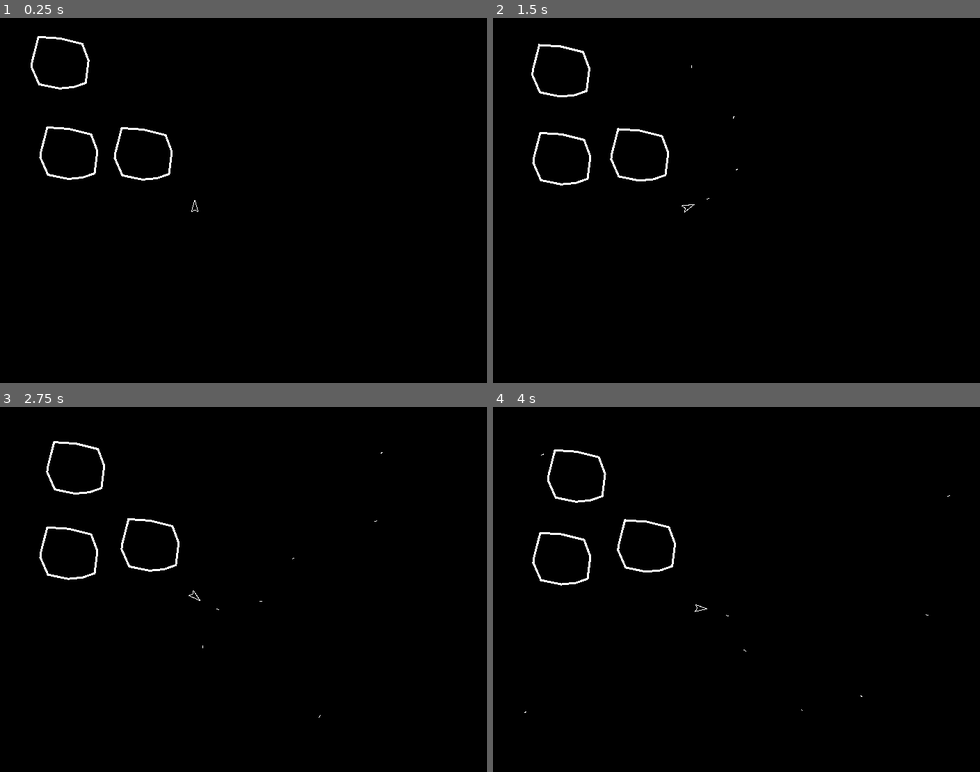
Above: before the commit, frames 1-4 (two rows, left to right).
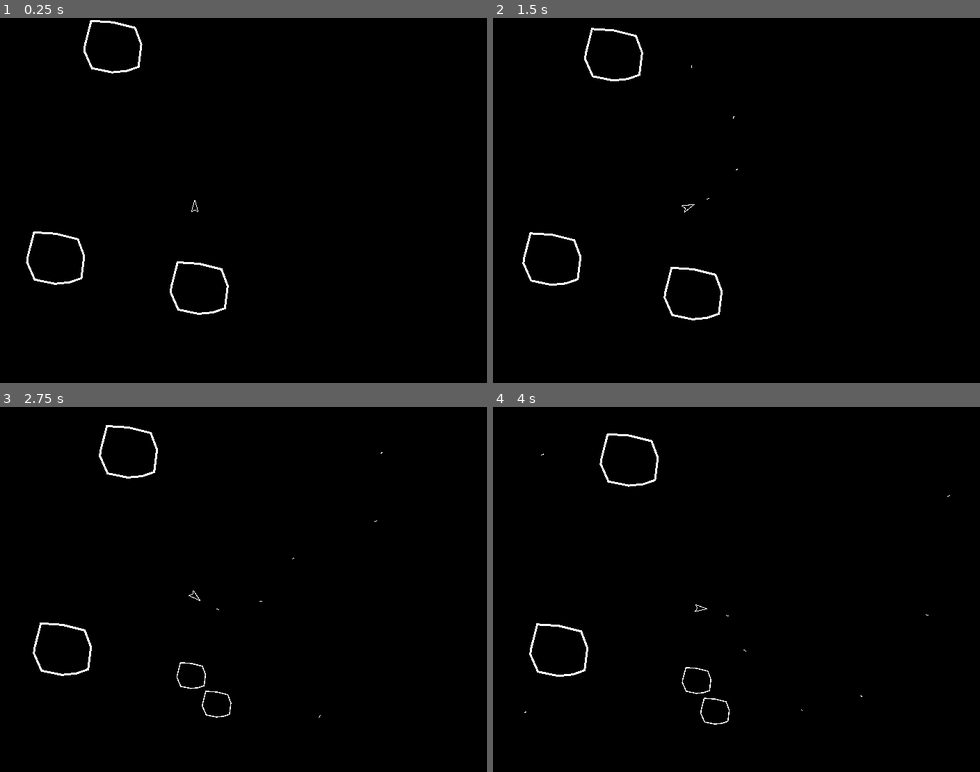
Above: after the commit, the same moments.

Repository: jakemeinershagen/rocky-comets
Game: Godot game, scene res://scenes/world.tscn
Same seed, same stepped clock (60 frames per second), same inputs: the game is played once before the commit and once after it.
Inputs:
- Up to frame 1 (0.25 s): no input
- Up to frame 2 (1.5 s): hold D (right) 0.53-1.28 s; hold Space (fire) 0.53-1.28 s; hold S (down) from 1.28 s (still down); tap Space (fire) at 1.35 s
- Up to frame 3 (2.75 s): release S (down) at 2.03 s; hold D (right) from 2.03 s (still down); hold Space (fire) from 2.03 s (still down)
- Up to frame 4 (4 s): release D (right) at 2.78 s; release Space (fire) at 2.78 s; hold W (up) 2.78-3.53 s; tap Space (fire) at 2.85 s; hold A (left) from 3.53 s (still down); hold Space (fire) from 3.53 s (still down)

The runs differ from the first frame. In frame 1, 1.2% of the frame differs, in the area x 5-47%, y 0-82%; in frame 2, 1.3%, in the area x 6-48%, y 2-83%; in frame 3, 1.1%; in frame 4, 1.1%.

Commit message:
basic gameplay done

Diff:
--- a/scenes/asteroid.tscn
+++ b/scenes/asteroid.tscn
@@ -4,7 +4,7 @@
 
 [node name="Asteroid" type="CharacterBody2D"]
 collision_layer = 2
-collision_mask = 2
+collision_mask = 0
 script = ExtResource("1_5l0bs")
 
 [node name="Line2D" type="Line2D" parent="."]
--- a/scenes/world.tscn
+++ b/scenes/world.tscn
@@ -16,7 +16,8 @@
 grow_vertical = 2
 color = Color(0, 0, 0, 1)
 
-[node name="CharacterBody2D" parent="." instance=ExtResource("1_rtll7")]
+[node name="Ship" parent="." instance=ExtResource("1_rtll7")]
 position = Vector2(280, 272)
 
-[node name="AsteroidSpawner" parent="." instance=ExtResource("2_y3bhf")]
+[node name="AsteroidSpawner" parent="." node_paths=PackedStringArray("player") instance=ExtResource("2_y3bhf")]
+player = NodePath("../Ship")
--- a/scripts/asteroid.gd
+++ b/scripts/asteroid.gd
@@ -1,4 +1,5 @@
 extends CharacterBody2D
+class_name Asteroid
 
 var speed = 100
 
@@ -23,4 +24,4 @@
 		body.queue_free()
 		queue_free()
 		if scale.x > .26:
-			get_parent().spawn_split(position, scale * .5, speed + 20)
+			get_parent().spawn_split(position, scale * .5, speed * 1.5)
--- a/scripts/asteroid_spawner.gd
+++ b/scripts/asteroid_spawner.gd
@@ -1,26 +1,44 @@
 extends Node2D
 
 @export var asteroid_scn: PackedScene
+@export var player: CharacterBody2D
+
+var num_asteroids_to_spawn = 3
 
 @onready var screen_size = get_viewport_rect().size
 
+
 func _ready() -> void:
-	for i in range(0, 3):
-		var pos = Vector2(
-			randi_range(0, screen_size.x),
-			randi_range(0, screen_size.y)
-		)
+	spawn_num_asteroids(num_asteroids_to_spawn)
+
+
+func _process(_delta: float) -> void:
+	if get_child_count() == 0:
+		num_asteroids_to_spawn += 2
+		spawn_num_asteroids(num_asteroids_to_spawn)
+
+
+func spawn_num_asteroids(num):
+	for i in range(0, num):
+		var pos = Vector2.ZERO
+		var diff = Vector2.ZERO
+		while diff.length() < 75:
+			pos = Vector2(
+				randi_range(0, screen_size.x),
+				randi_range(0, screen_size.y)
+			)
+			diff = pos - player.position
 		spawn_asteroid(pos)
 
 
-func spawn_split(position, scale, speed):
-	spawn_asteroid(position - Vector2.ONE * 20, scale, speed)
-	spawn_asteroid(position + Vector2.ONE * 20, scale, speed)
+func spawn_split(pos, scaling, speed):
+	spawn_asteroid(pos - Vector2.ONE * 20, scaling, speed)
+	spawn_asteroid(pos + Vector2.ONE * 20, scaling, speed)
 
 
-func spawn_asteroid(position, scale = Vector2(1, 1), speed = 10):
+func spawn_asteroid(pos, scaling = Vector2(1, 1), speed = 10):
 	var new_ast = asteroid_scn.instantiate()
-	new_ast.position = position
-	new_ast.scale = scale
+	new_ast.position = pos
+	new_ast.scale = scaling
 	new_ast.speed = speed
-	add_child(new_ast)
+	self.call_deferred("add_child", new_ast)
--- a/scripts/ship.gd
+++ b/scripts/ship.gd
@@ -9,6 +9,7 @@
 @onready var screen_size = get_viewport_rect().size
 @onready var shot_cooldown = $ShotCooldown
 @onready var bullet_spawn_point = $BulletSpawnPoint
+@onready var starting_pos = position
 
 func _process(_delta: float) -> void:
 	if Input.is_action_pressed("fire") and shot_cooldown.is_stopped():
@@ -36,6 +37,9 @@
 		var coll_body = collision.get_collider()
 		if coll_body is Bullet:
 			coll_body.queue_free()
+			die()
+		elif coll_body is Asteroid:
+			die()
 
 
 func fire_bullet():
@@ -47,4 +51,6 @@
 
 
 func die():
-	print("ded")
+	position = starting_pos
+	velocity = Vector2.ZERO
+	rotation = 0
Not shown, changed: README.md
